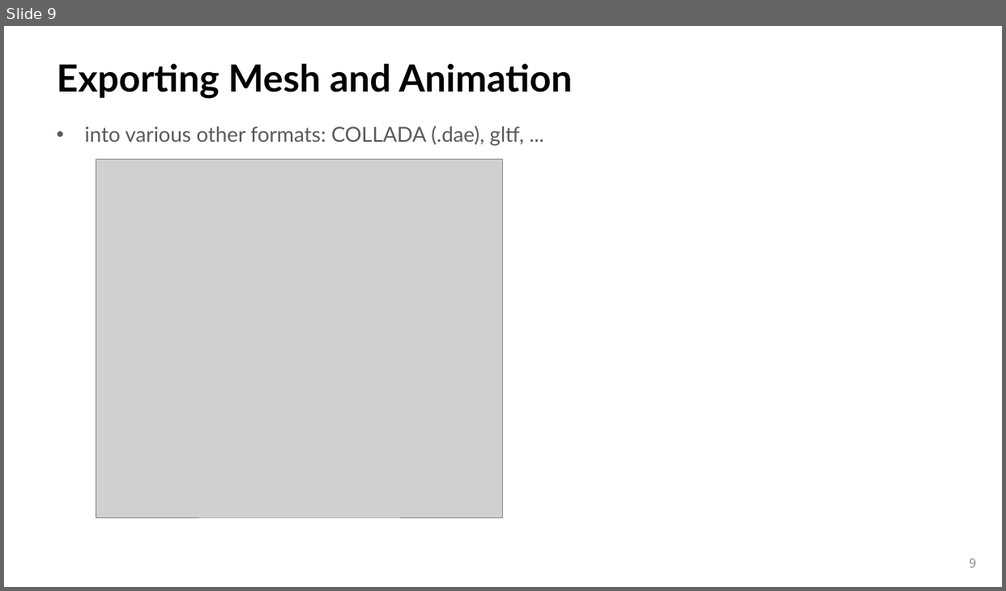
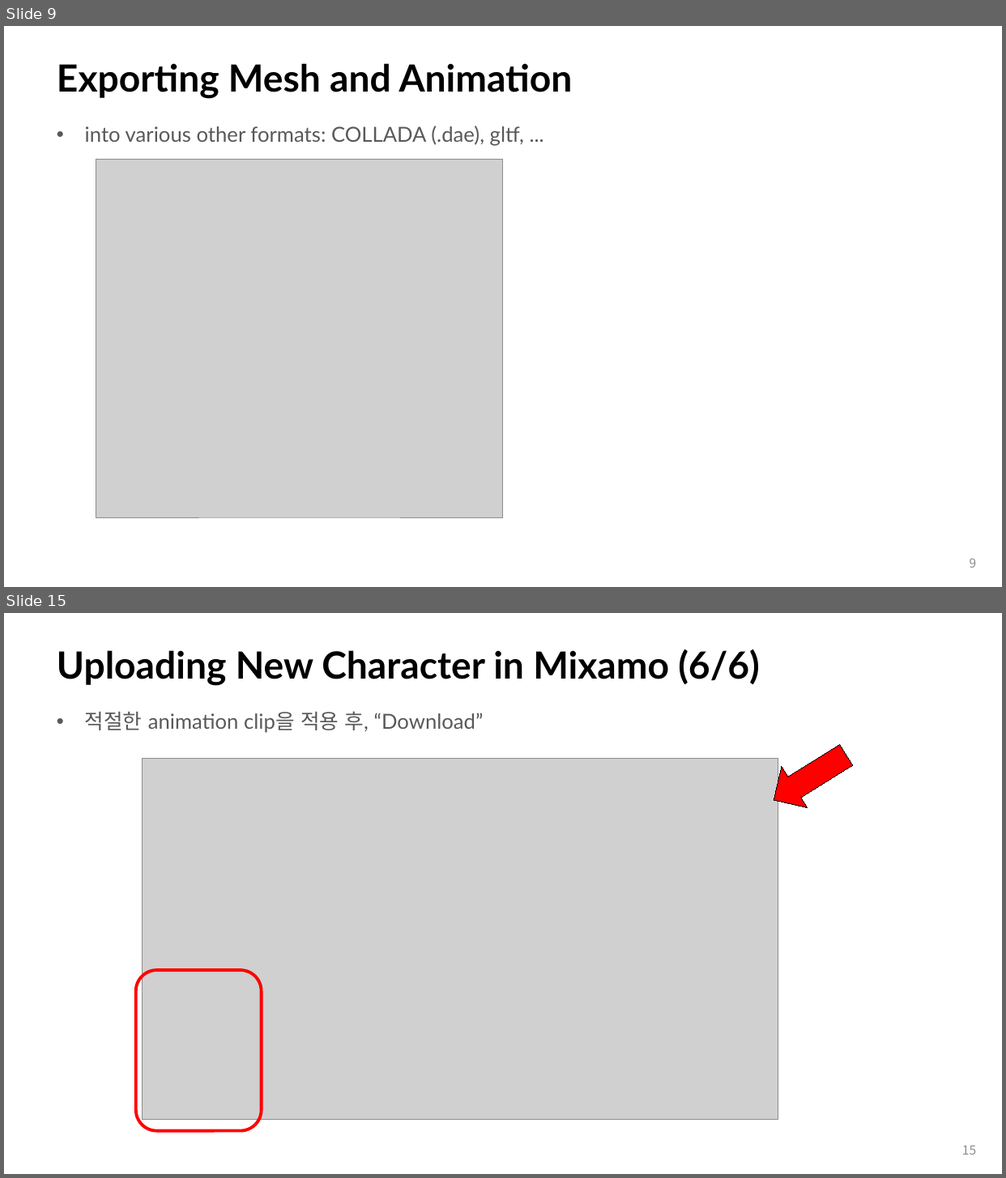
Before and after one commit to iklee99/WebGLDist, a slide deck: Notes/11_2_SkeletalAnimation.pptx. Shown one above the other, each under a label of ours: slide 9 before the commit, slides 9 and 15 after it; the slides between them are not shown. The pictures are 1006x591 and 1006x1178 pixels, drawn with LibreOffice and Linux fonts; fonts in the diff are those of the drawing; grey boxes stand for pictures. Boxes give left, top, right and bottom in pixels: in the first picture for what was removed or moved away, otherwise in the second. Text is boxed around its words. In the diff, an @@ line names an element or a change of style, - is before the commit and + after.

```diff
--- a/Notes/11_2_SkeletalAnimation.pptx
+++ b/Notes/11_2_SkeletalAnimation.pptx
@@ slide 15 added at box(4, 613, 1002, 1174), background #FFFFFF @@
@@ title added at box(57, 649, 759, 686), 36 pt, text #000000, bold @@
+Uploading New Character in Mixamo (6/6)
@@ text added at box(85, 711, 484, 733), 20 pt, text #595959 @@
+• 적절한 animation clip을 적용 후, “Download”
@@ picture added at box(142, 758, 778, 1120) @@
@@ down arrow added at box(761, 735, 859, 821), fill #FF0000, outline #000000 0.75 pt @@
@@ rounded rectangle added at box(136, 970, 262, 1131), outline #FF0000 3 pt @@
@@ page number added at box(962, 1146, 976, 1155), 12 pt, text #8C8C8C @@
+15
```
Also in this commit, not shown: 5 other slides added.
